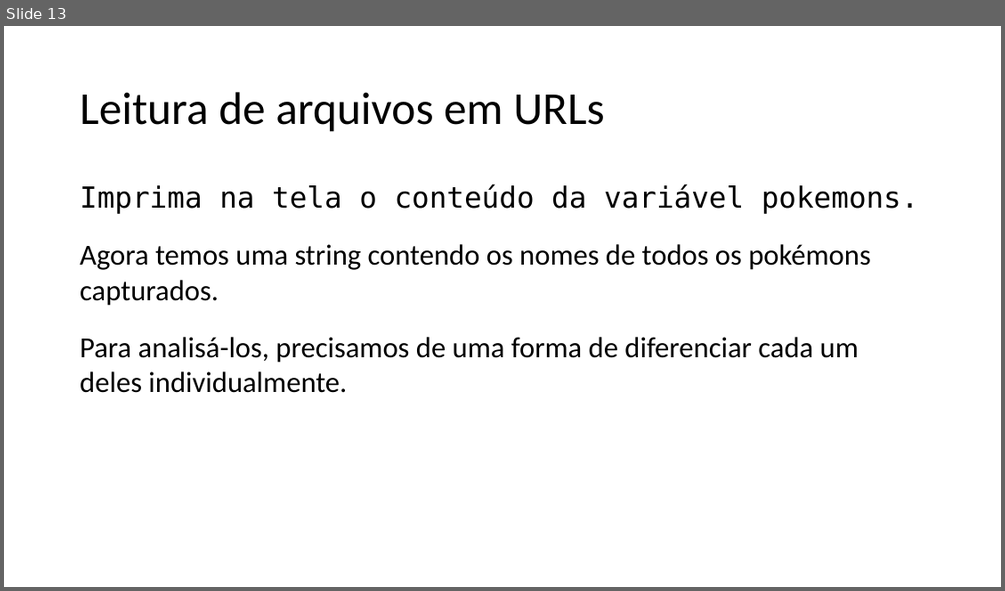
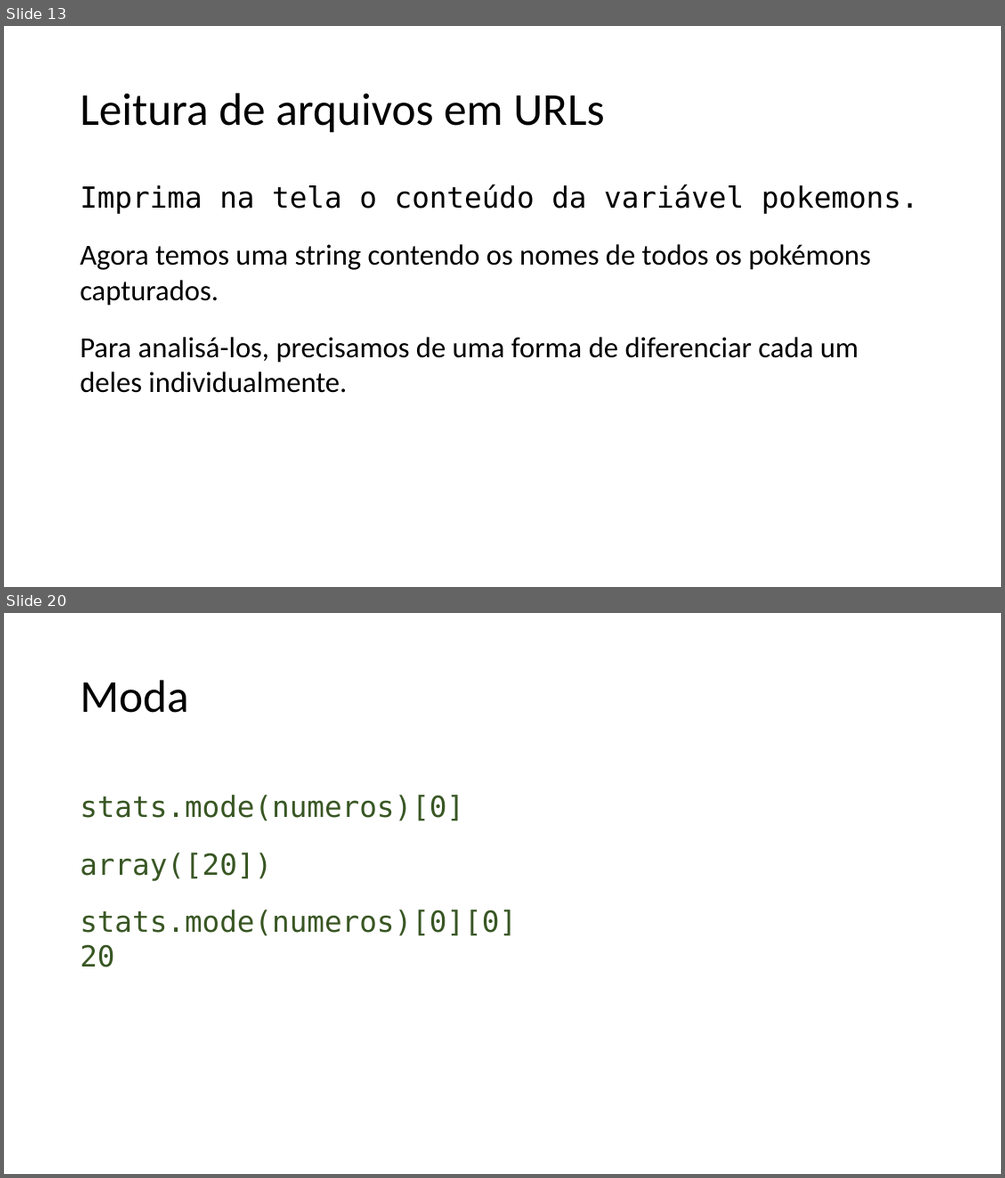
Before and after one commit to lidimayra/basic-stats, a slide deck: presentation.pptx. Shown one above the other, each under a label of ours: slide 13 before the commit, slides 13 and 20 after it; the slides between them are not shown. The pictures are 1005x591 and 1005x1178 pixels, drawn with LibreOffice and Linux fonts; fonts in the diff are those of the drawing. Boxes give left, top, right and bottom in pixels: in the first picture for what was removed or moved away, otherwise in the second. Text is boxed around its words. In the diff, an @@ line names an element or a change of style, - is before the commit and + after.

```diff
--- a/presentation.pptx
+++ b/presentation.pptx
@@ slide 20 added at [4, 613, 1001, 1174], background #FFFFFF @@
@@ text added at [80, 680, 188, 713], 44 pt, text #000000 @@
+Moda
@@ text added at [80, 795, 517, 967], 28 pt, text #385623 @@
+stats.mode(numeros)[0]
+array([20])
+stats.mode(numeros)[0][0]
+20
```
Also in this commit, not shown: 2 slides changed, 2 other slides added, 2 other files.
